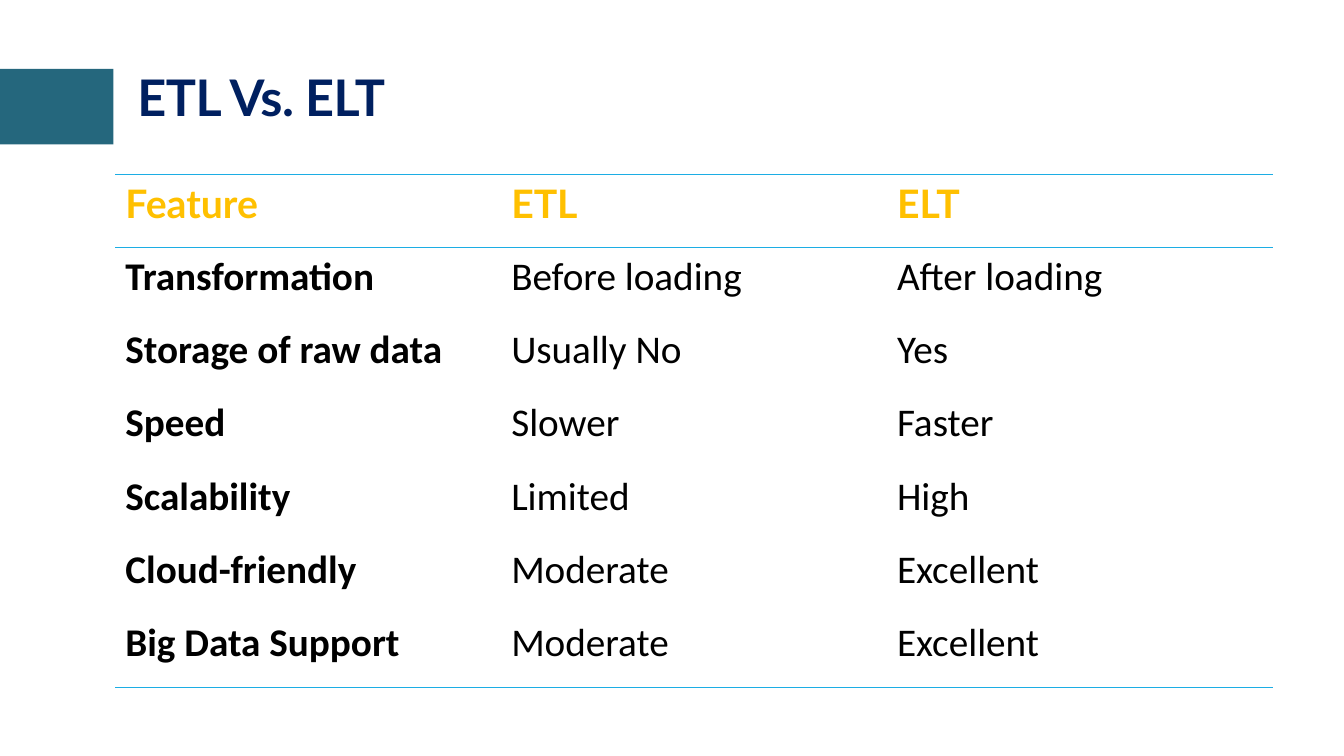
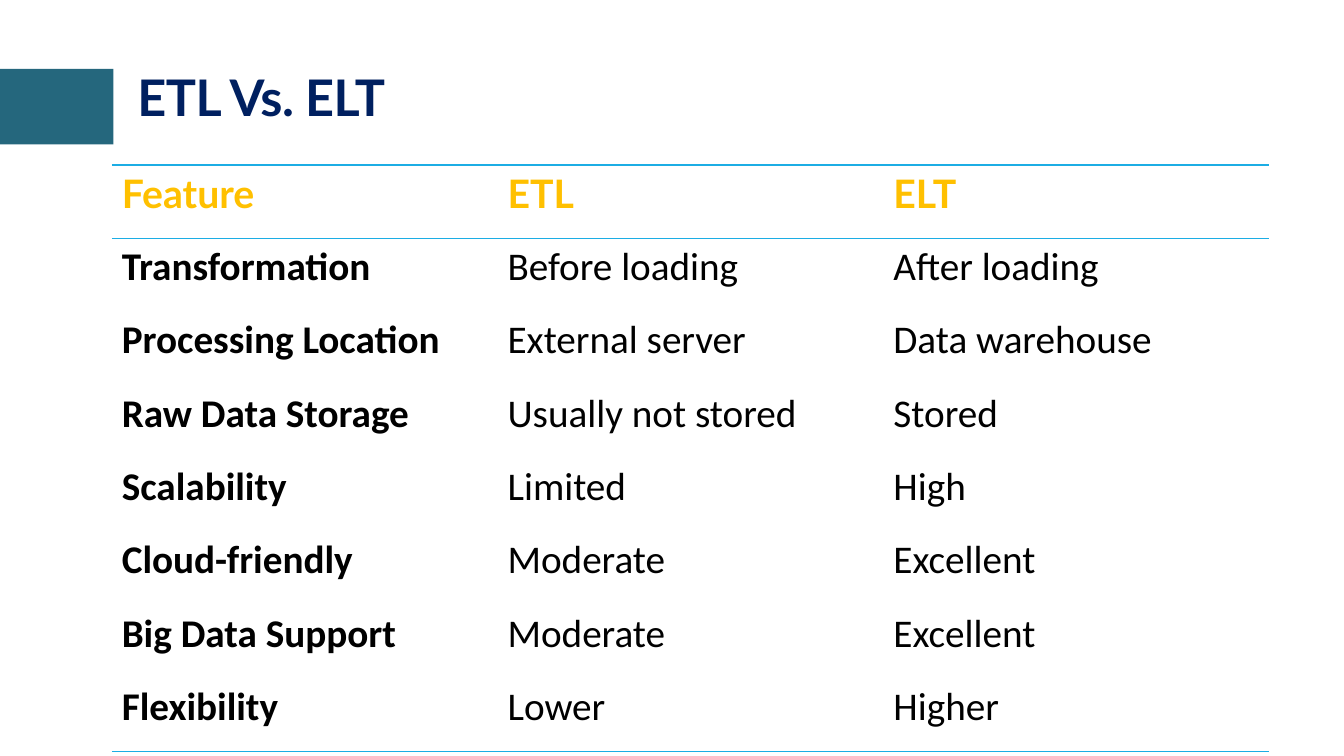
Before and after one commit to craftmulesoft/DataEngineering, a slide deck: slide 13 of Module 3 - Cloud Warehousing & Data Transformation/Cloud Data Platforms & Date Warehousing.pptx (slide 5 before the commit). Drawn at 1344x756 pixels with LibreOffice and Linux fonts; fonts in the diff are those of the drawing; background and template pictures are left out. Boxes give left, top, right and bottom in pixels: in the first picture for what was removed or moved away, otherwise in the second. Text is boxed around its words. In the diff, an @@ line names an element or a change of style, - is before the commit and + after.

Commit message:
Data Engineering Acclerator Program

```diff
--- a/Module 3 - Cloud Warehousing & Data Transformation/Cloud Data Platforms & Date Warehousing.pptx
+++ b/Module 3 - Cloud Warehousing & Data Transformation/Cloud Data Platforms & Date Warehousing.pptx
@@ table at <box>112,165,1270,752</box> @@
-row 3: Storage of raw data | Usually No | Yes
+row 3: Processing Location | External server | Data warehouse
-row 4: Speed | Slower | Faster
+row 4: Raw Data Storage | Usually not stored | Stored
+row 8: Flexibility | Lower | Higher
@@ table: place and size @@
-table at <box>115,174,1273,688</box>
+table at <box>112,165,1270,752</box>
```
Also in this commit, not shown: 10 slides added, 1 slide removed, 2 other files.
